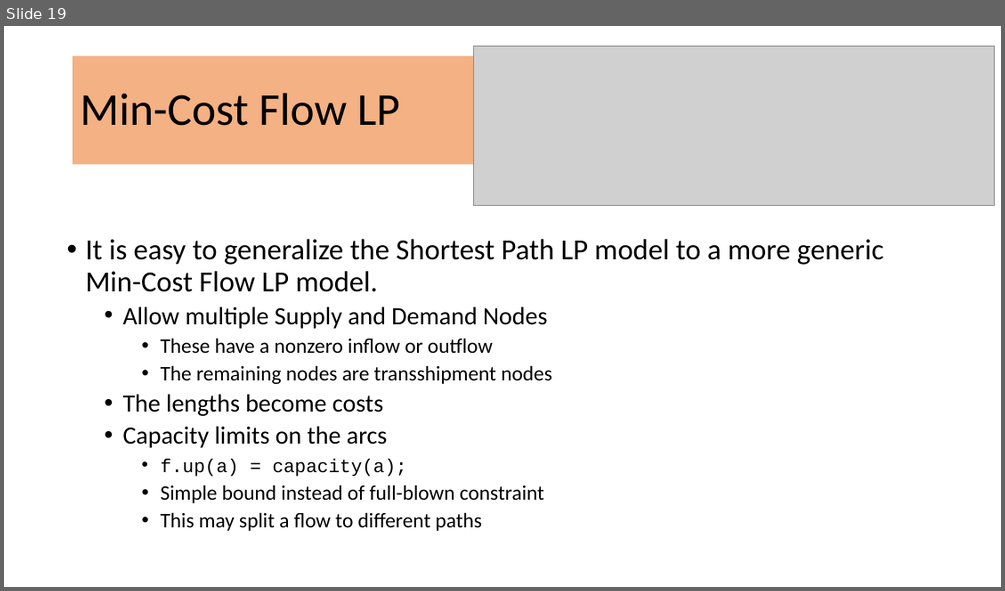
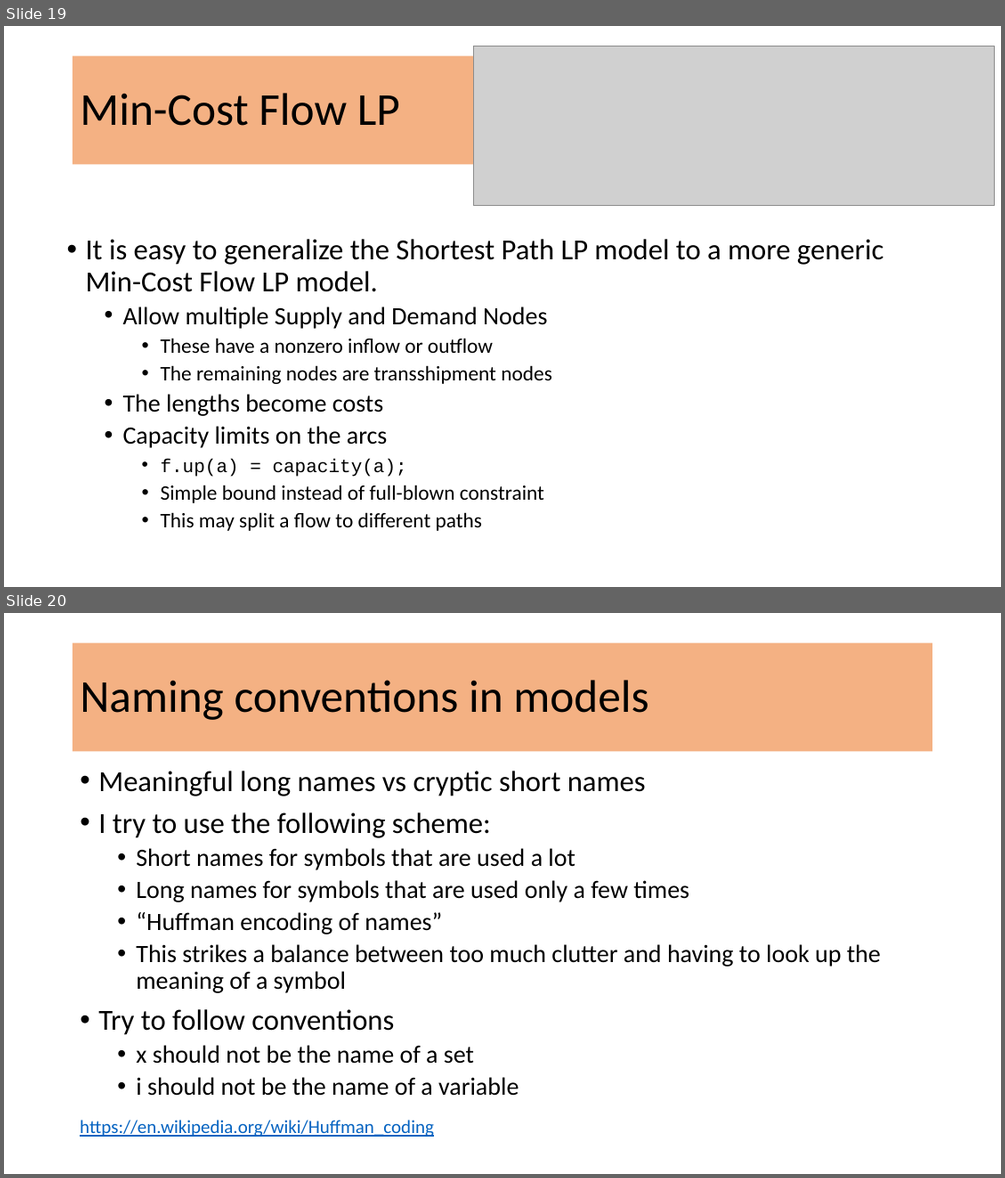
Before and after one commit to aopt/OptimizationModels, a slide deck: WorkShop/NetworkLP.pptx. Shown one above the other, each under a label of ours: slide 19 before the commit, slides 19 and 20 after it. The pictures are 1005x591 and 1005x1178 pixels, drawn with LibreOffice and Linux fonts; fonts in the diff are those of the drawing; grey boxes stand for pictures. Boxes give left, top, right and bottom in pixels: in the first picture for what was removed or moved away, otherwise in the second. Text is boxed around its words. In the diff, an @@ line names an element or a change of style, - is before the commit and + after.

```diff
--- a/WorkShop/NetworkLP.pptx
+++ b/WorkShop/NetworkLP.pptx
@@ slide 20 added at bbox=[4, 613, 1001, 1174], background #FFFFFF @@
@@ title added at bbox=[73, 643, 933, 751], fill #F4B183, 44 pt, text #000000 @@
+Naming conventions in models
@@ text added at bbox=[98, 771, 881, 1095], 24 pt, text #000000 @@
+• Meaningful long names vs cryptic short names
+• I try to use the following scheme:
+  • Short names for symbols that are used a lot
+  • Long names for symbols that are used only a few times
+  • “Huffman encoding of names”
+  • This strikes a balance between too much clutter and having to look up the meaning of a symbol
+• Try to follow conventions
+  • x should not be the name of a set
+  • i should not be the name of a variable
@@ text added at bbox=[80, 1119, 434, 1136], 18 pt, text #0563C1, underline @@
+https://en.wikipedia.org/wiki/Huffman_coding
```
Also in this commit, not shown: 1 slide changed, 3 other files.
